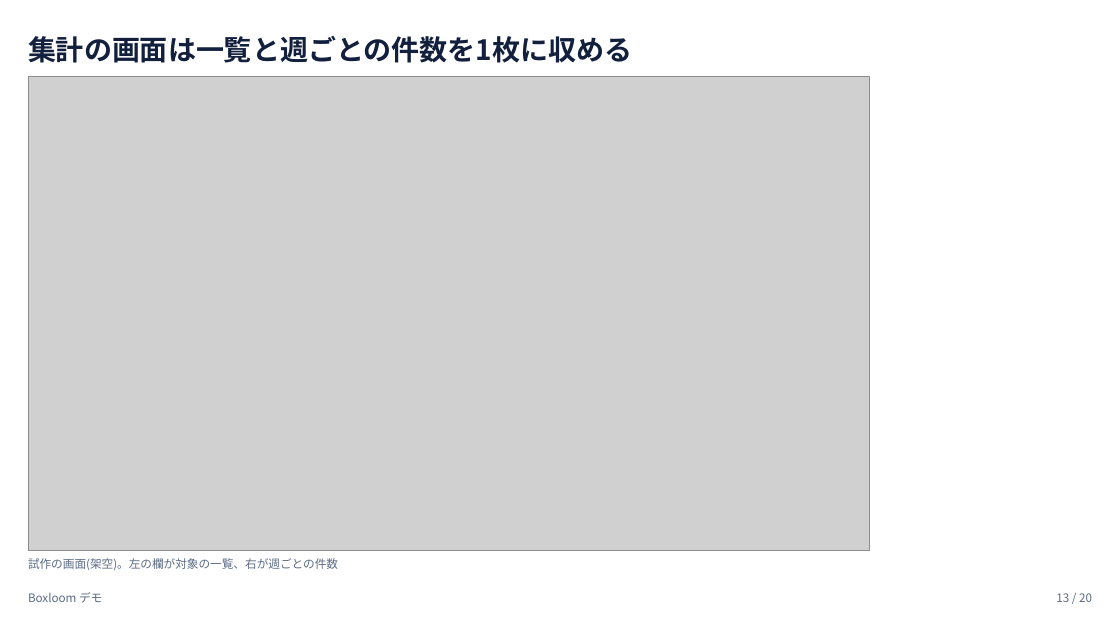
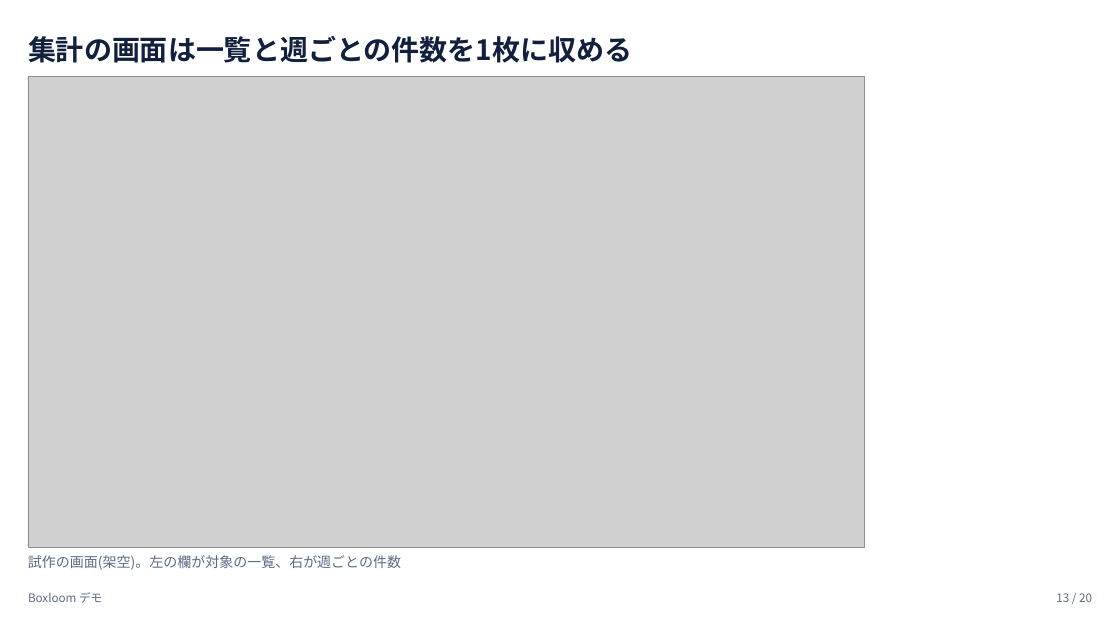
Before and after one commit to tjst-t/boxloom, a slide deck: slide 13 of boxloom/out/subsystems_showcase_light.pptx. Drawn at 1120x630 pixels with LibreOffice and Linux fonts; fonts in the diff are those of the drawing; grey boxes stand for pictures. Boxes give left, top, right and bottom in pixels: in the first picture for what was removed or moved away, otherwise in the second. Text is boxed around its words. In the diff, an @@ line names an element or a change of style, - is before the commit and + after.

```diff
--- a/boxloom/out/subsystems_showcase_light.pptx
+++ b/boxloom/out/subsystems_showcase_light.pptx
@@ picture: place and size @@
-picture at <box>28,76,870,550</box>
+picture at <box>28,76,865,547</box>
@@ text "試作の画面(架空)。左の欄が対象の一覧、右が週ごとの件数" at <box>28,555,401,570</box>: size 10 to 12 pt; line spacing 13.5pt to 16.2pt @@
```
Also in this commit, not shown: 8 other slides changed, 21 other files.
